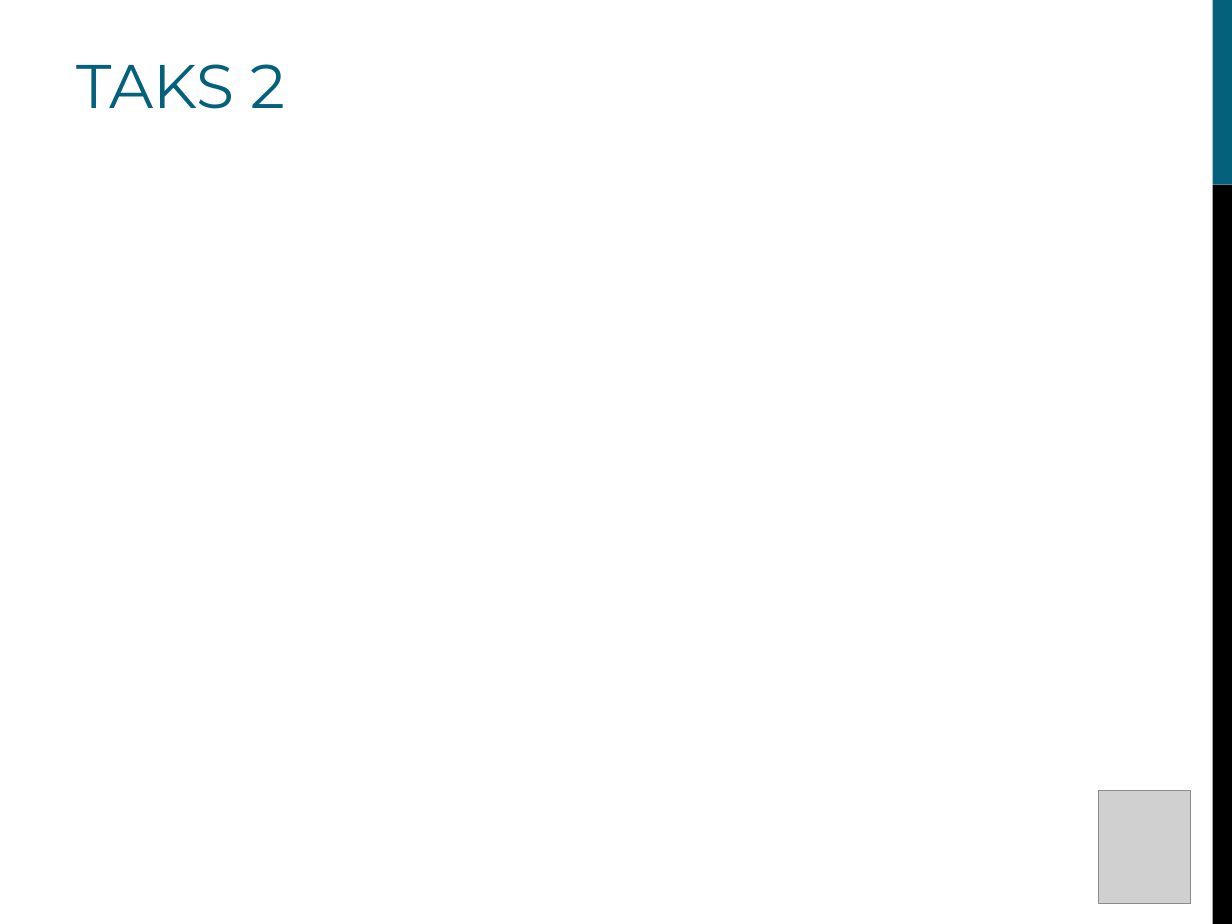
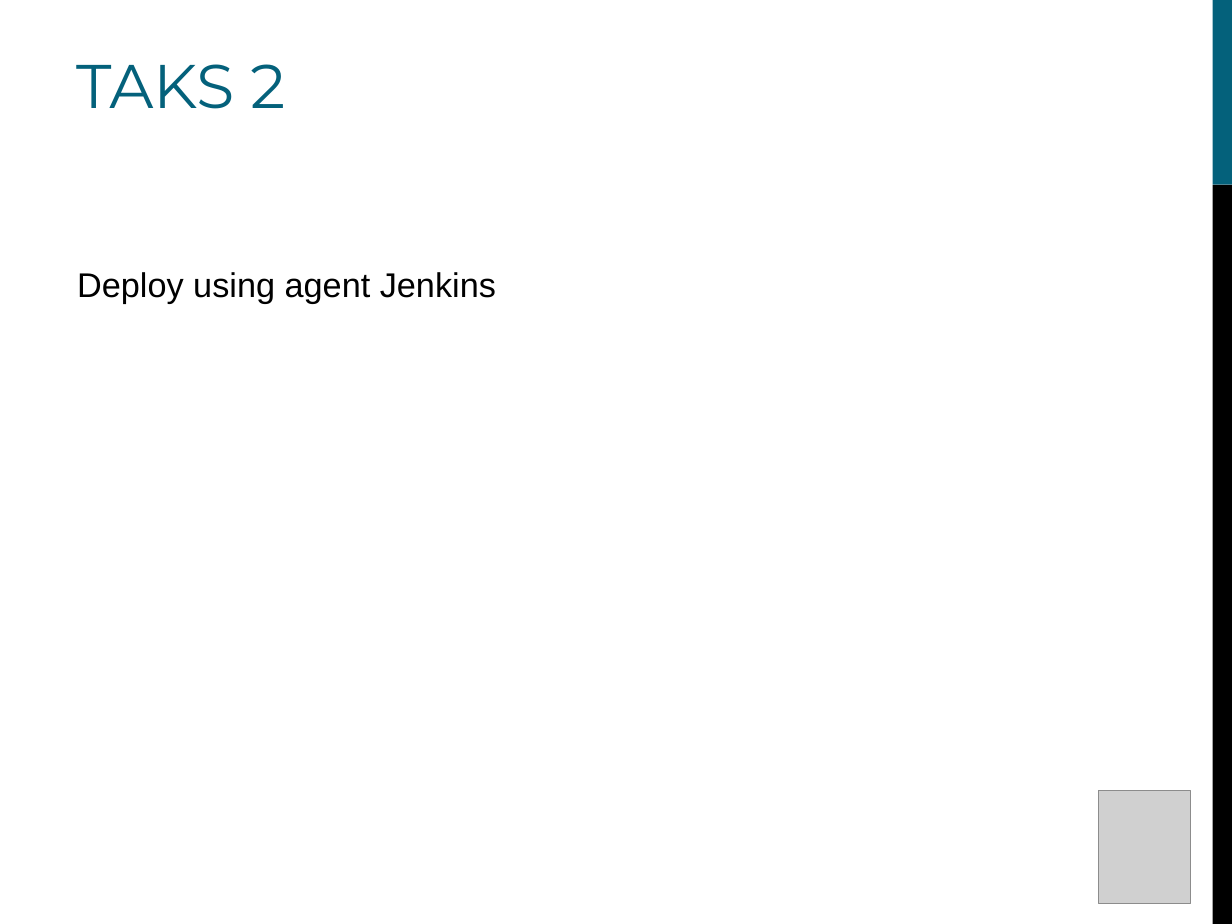
Before and after one commit to ericsonrumuy7/Jenkins-future, a slide deck: slide 22 of jenkins.ppt. Drawn at 1232x924 pixels with LibreOffice and Linux fonts; fonts in the diff are those of the drawing; grey boxes stand for pictures; background and template pictures are left out. Boxes give left, top, right and bottom in pixels: in the first picture for what was removed or moved away, otherwise in the second. Text is boxed around its words. In the diff, an @@ line names an element or a change of style, - is before the commit and + after.

```diff
--- a/jenkins.ppt
+++ b/jenkins.ppt
@@ text added at <box>77,272,496,303</box>, 20 pt, text #000000 @@
+Deploy using agent Jenkins
```
Also in this commit, not shown: 1 other slide changed.
